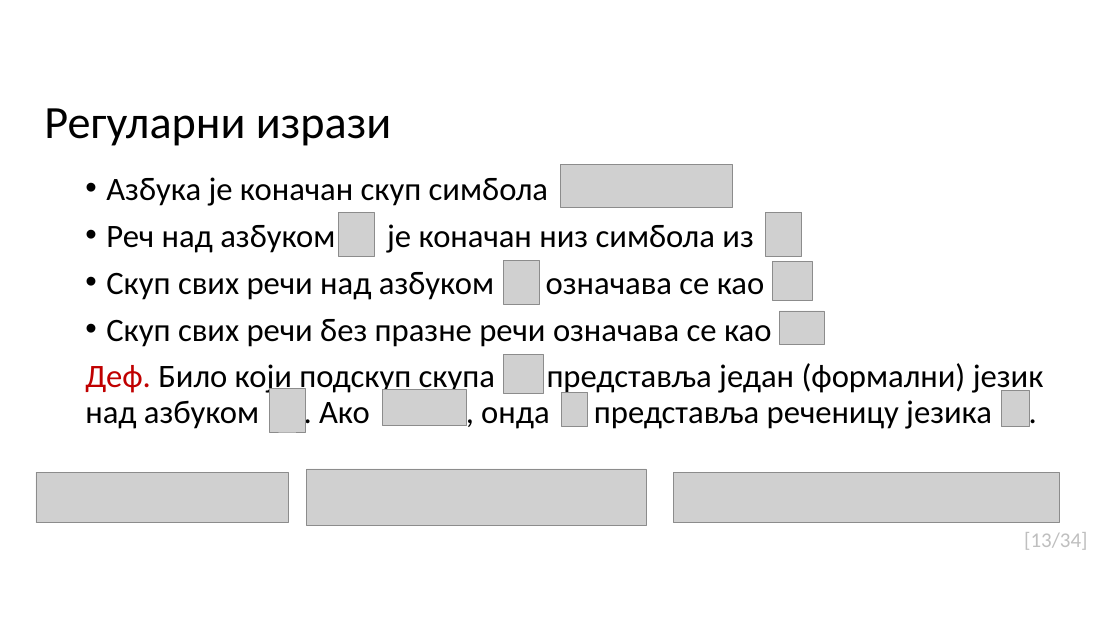
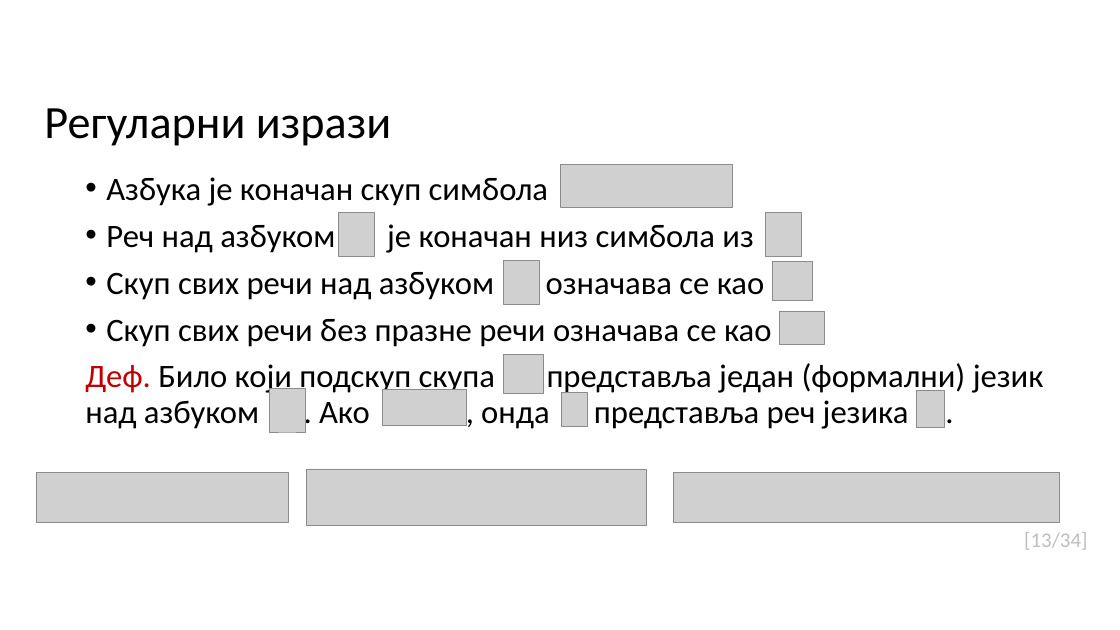
Before and after one commit to LMladenovic/MScThesisPPTX, a slide deck: slide 14 of MATF_primer_prezentacije.pptx. Drawn at 1120x630 pixels with LibreOffice and Linux fonts; fonts in the diff are those of the drawing; grey boxes stand for pictures; background and template pictures are left out. Boxes give left, top, right and bottom in pixels: in the first picture for what was removed or moved away, otherwise in the second. Text is boxed around its words. In the diff, an @@ line names an element or a change of style, - is before the commit and + after.

```diff
--- a/MATF_primer_prezentacije.pptx
+++ b/MATF_primer_prezentacije.pptx
@@ text at (85, 363, 1044, 429): text changed @@
-Деф. Било који подскуп скупа представља један (формални) језик над aзбуком . Ако , онда представља реченицу језика .
+Деф. Било који подскуп скупа представља један (формални) језик над aзбуком . Ако , онда представља реч језика .
@@ picture: place and size @@
-picture at (1002, 390, 1029, 427)
+picture at (917, 391, 944, 428)
```
Also in this commit, not shown: 10 other slides changed.
